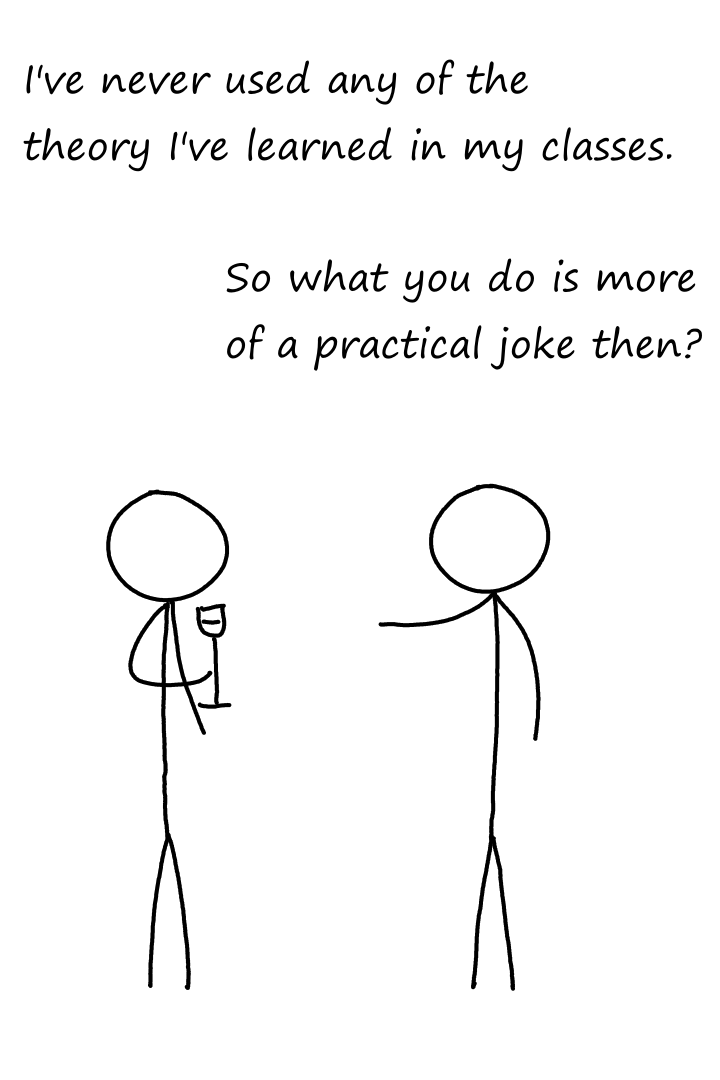
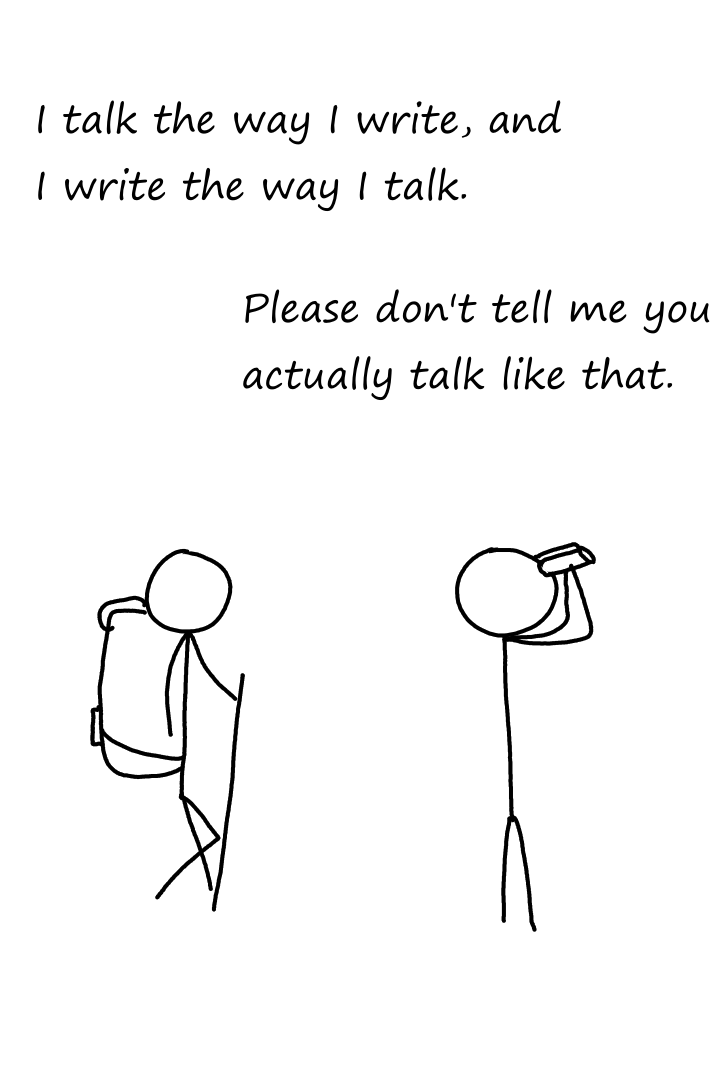
Layers edited between the first and the second (720, 1080) image:
painted on "Paint Layer 1" over [90, 483, 596, 991]
